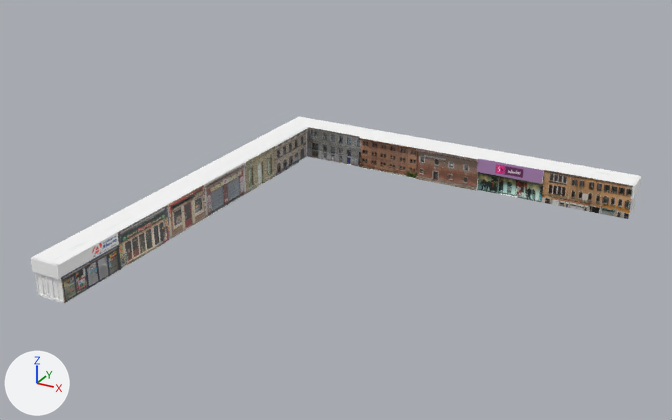
What one commit did to the OBJ model models/edificios/ladoA.obj.
One viewpoint serves both versions: a 50 mm camera at (213.0, -200.0, 159.0) aimed at (54.0, 88.0, 15.0). The axes (+X, +Y, +Z) are drawn at lower left. The lights are the same throughout. Where no turn or scale is listed for an object, it has been applied to the vertices.

The older version as bpy lines, for what is in view:
```python
ob_plano_001_plano_002 = bpy.data.objects.new('Plano.001_Plano.002', me_plano_001_plano_002)
ob_plano_001_plano_002.location = (0.0, 0.0, 0.0)
ob_plano_007_plano_009 = bpy.data.objects.new('Plano.007_Plano.009', me_plano_007_plano_009)
ob_plano_007_plano_009.location = (0.0, 0.0, 0.0)
ob_plano_008_plano_010 = bpy.data.objects.new('Plano.008_Plano.010', me_plano_008_plano_010)
ob_plano_008_plano_010.location = (0.0, 0.0, 0.0)
ob_plano_009_plano_011 = bpy.data.objects.new('Plano.009_Plano.011', me_plano_009_plano_011)
ob_plano_009_plano_011.location = (0.0, 0.0, 0.0)
ob_plano_010_plano_012 = bpy.data.objects.new('Plano.010_Plano.012', me_plano_010_plano_012)
ob_plano_010_plano_012.location = (0.0, 0.0, 0.0)
ob_plano_011_plano_013 = bpy.data.objects.new('Plano.011_Plano.013', me_plano_011_plano_013)
ob_plano_011_plano_013.location = (0.0, 0.0, 0.0)
ob_plano_012_plano_014 = bpy.data.objects.new('Plano.012_Plano.014', me_plano_012_plano_014)
ob_plano_012_plano_014.location = (0.0, 0.0, 0.0)
# also in view: 'Plano.003_Plano.004' at (-5.0, 100.0, 7.0); 'Plano.004_Plano.005' at (-6.0, 126.0, 7.0); 'ahorro2' at (-5.0, 17.0, 7.0); 'Plano.002_Plano.003' at (-5.0, 73.0, 7.0); 'Plano.005_Plano.006' at (-5.0, 153.0, 7.0)
```
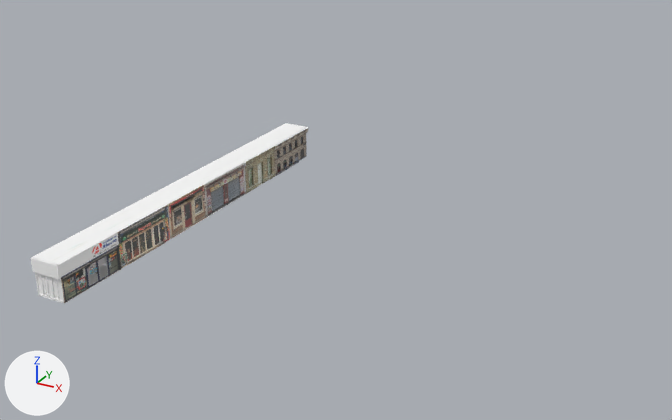
What differs and where, as boxes [x1, y1, x2, y2] in the pictures (672 x 420 px):
'Plano.012_Plano.014', deleted: before [287, 117, 641, 217]
'Plano.011_Plano.013', deleted: before [541, 169, 633, 219]
'Plano.010_Plano.012', deleted: before [477, 158, 544, 202]
'Plano.009_Plano.011', deleted (brown): before [416, 147, 478, 190]
'Plano.008_Plano.010', deleted (brown): before [359, 137, 418, 178]
'Plano.007_Plano.009', deleted: before [307, 127, 361, 167]

The change, as a diff of the scene's bpy script:
```diff
--- a/models/edificios/ladoA.obj.py
+++ b/models/edificios/ladoA.obj.py
@@ ob_plano_007_plano_009 @@
-ob_plano_007_plano_009 = bpy.data.objects.new('Plano.007_Plano.009', me_plano_007_plano_009)
-ob_plano_007_plano_009.location = (0.0, 0.0, 0.0)
@@ ob_plano_008_plano_010 @@
-ob_plano_008_plano_010 = bpy.data.objects.new('Plano.008_Plano.010', me_plano_008_plano_010)
-ob_plano_008_plano_010.location = (0.0, 0.0, 0.0)
@@ ob_plano_009_plano_011 @@
-ob_plano_009_plano_011 = bpy.data.objects.new('Plano.009_Plano.011', me_plano_009_plano_011)
-ob_plano_009_plano_011.location = (0.0, 0.0, 0.0)
@@ ob_plano_010_plano_012 @@
-ob_plano_010_plano_012 = bpy.data.objects.new('Plano.010_Plano.012', me_plano_010_plano_012)
-ob_plano_010_plano_012.location = (0.0, 0.0, 0.0)
@@ ob_plano_011_plano_013 @@
-ob_plano_011_plano_013 = bpy.data.objects.new('Plano.011_Plano.013', me_plano_011_plano_013)
-ob_plano_011_plano_013.location = (0.0, 0.0, 0.0)
@@ ob_plano_012_plano_014 @@
-ob_plano_012_plano_014 = bpy.data.objects.new('Plano.012_Plano.014', me_plano_012_plano_014)
-ob_plano_012_plano_014.location = (0.0, 0.0, 0.0)
```
